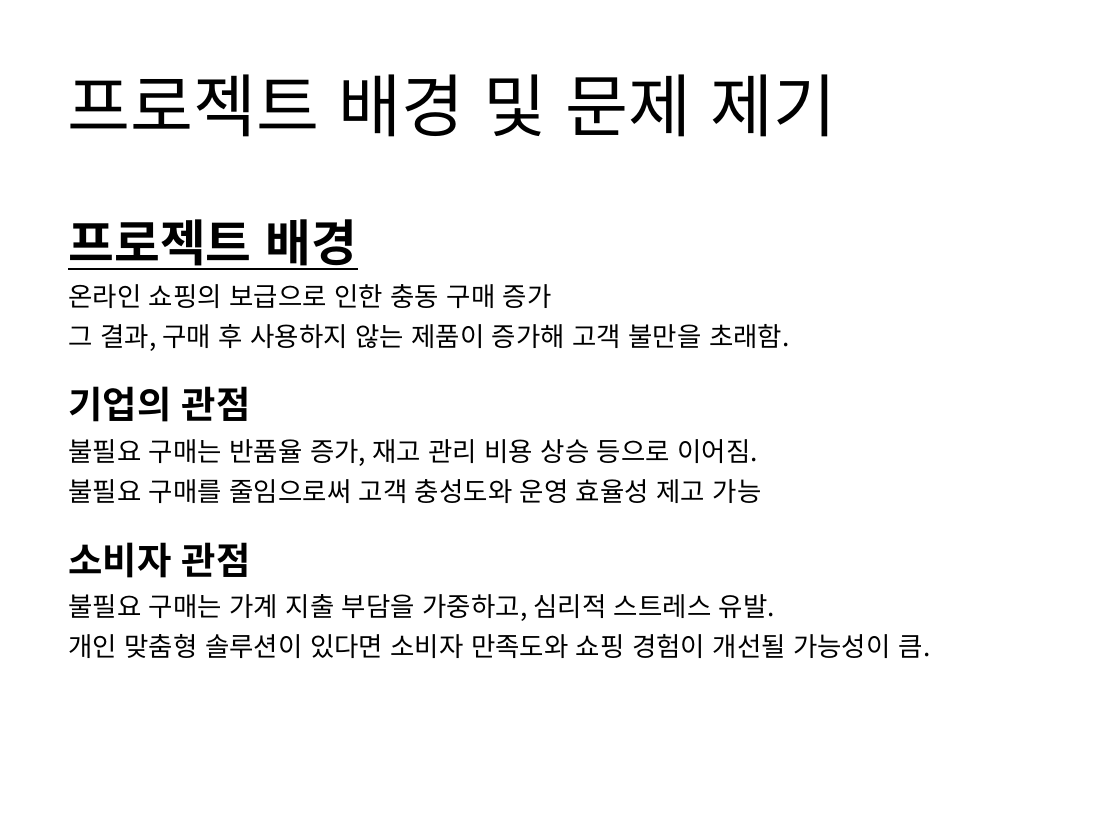
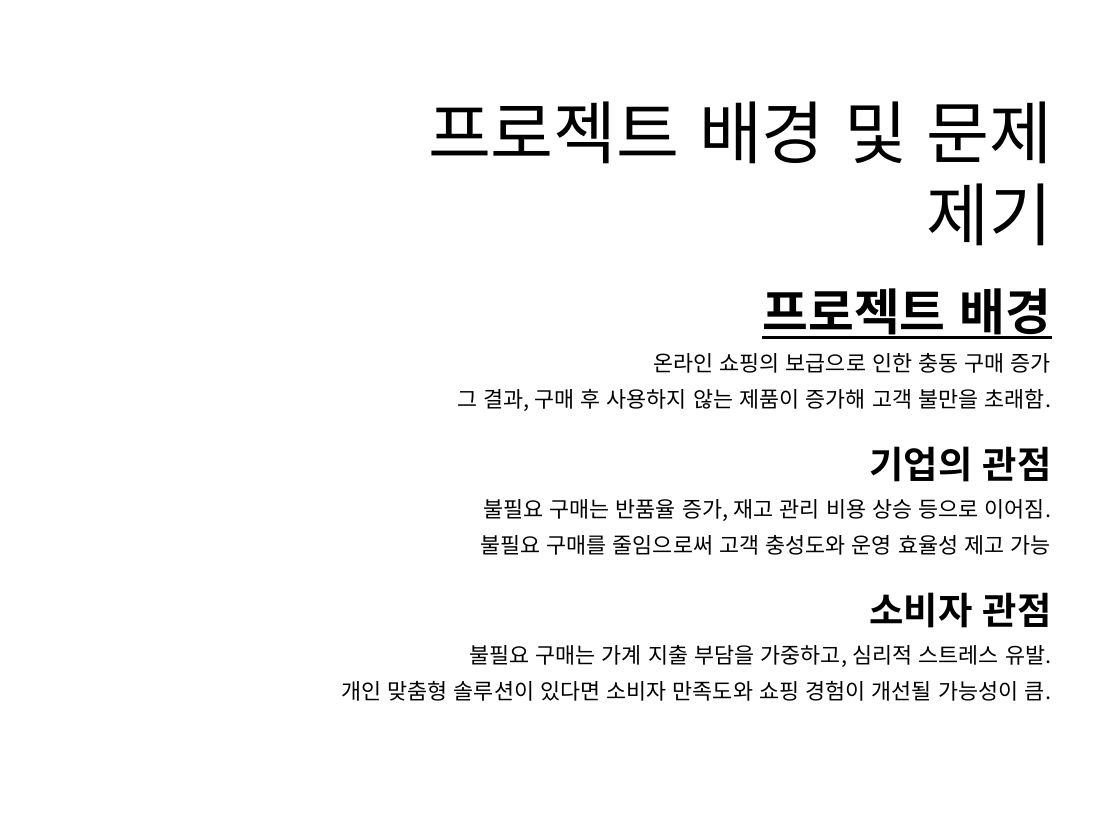
Before and after one commit to WasVelinn/1stPerSonalProjecT, a slide deck: slide 2 of 프레젠테이션1.pptx. Drawn at 1120x840 pixels with LibreOffice and Linux fonts; fonts in the diff are those of the drawing. Boxes give left, top, right and bottom in pixels: in the first picture for what was removed or moved away, otherwise in the second. Text is boxed around its words. In the diff, an @@ line names an element or a change of style, - is before the commit and + after.

```diff
--- a/프레젠테이션1.pptx
+++ b/프레젠테이션1.pptx
@@ title "프로젝트 배경 및 문제 제기": place and size @@
-title "프로젝트 배경 및 문제 제기" at (67, 74, 836, 137)
+title "프로젝트 배경 및 문제 제기" at (428, 101, 1053, 246)
@@ title "프로젝트 배경 및 문제 제기" at (428, 101, 1053, 246): alignment left to right @@
@@ text "프로젝트 배경": place and size @@
-text "프로젝트 배경" at (68, 219, 930, 658)
+text "프로젝트 배경" at (341, 288, 1052, 701)
@@ text "프로젝트 배경" at (341, 288, 1052, 701): size 17 to 14 pt; alignment left to right; line spacing 1.1 to 1.2 @@
```
Also in this commit, not shown: 10 other slides changed, 4 slides added, 3 slides removed, 8 other files.
